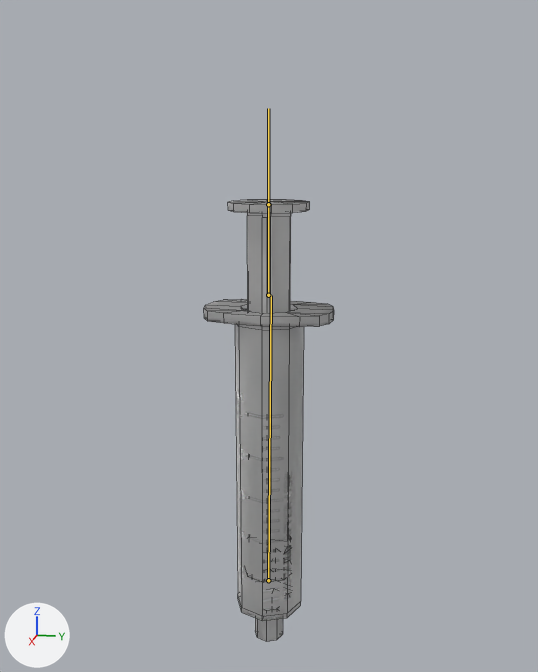
An edit to the FBX model care-up/Assets/Resources_moved/Models/syringe_rigged.fbx, drawn before and after from the same camera.
One viewpoint serves both versions: a camera (50 mm lens) standing at (0.1809, 0.0362, 0.0932) and looking at (-0.0017, -0.0003, 0.0475). Arrows for +X, +Y and +Z are at lower left; the lights stay in place. The bones that bend it are drawn over the model as lines. Mesh edges are drawn as thin lines.

Objects in the first picture: 'syringeBarrel', 'syringePlunger'.
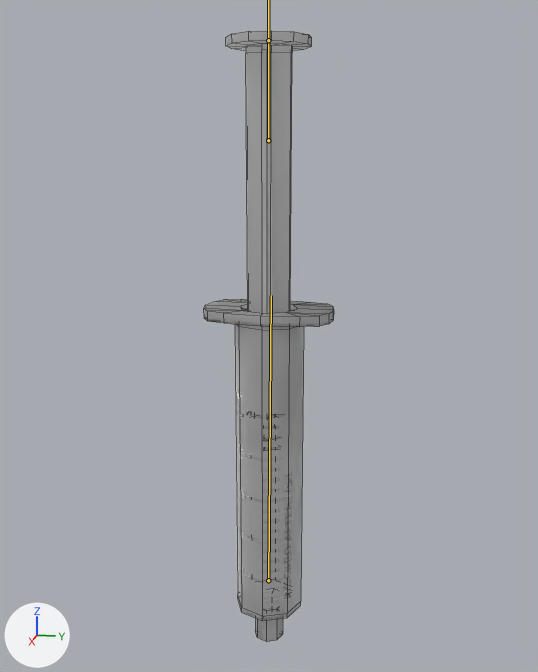
The newer file adds an action. The first version stands in its rest pose; the second is drawn at frame 2363 of the action 'Armature|6000_Syringe_InsertInfusion_SQ_v3_L_Lib.003'.

Changed parts and their boxes [x1, y1, x2, y2] in the pictures (538 x 672 px):
'syringePlunger', posed (10% taller): before [228, 199, 310, 553]; after [226, 30, 312, 418]
bone 'Bone.001', root to tip: before (268, 295) to (268, 204); after (268, 140) to (268, 40)

Diff of the bpy script that builds the scene:
```diff
--- a/care-up/Assets/Resources_moved/Models/syringe_rigged.fbx.py
+++ b/care-up/Assets/Resources_moved/Models/syringe_rigged.fbx.py
@@ bone_bone_001 @@
 bone_bone_001 = bpy.data.objects['Armature'].pose.bones['Bone.001']  # child of 'Bone'
-bone_bone_001.location = (0.0, 0.0, 0.0)
+bone_bone_001.location = (0.0, 0.0376, 0.0)
```
